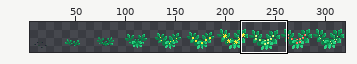
Two versions of one sprite sheet, assets/sprites/plant_sprites/stwart_sprite/stwart_spritesheet.png. Above: a wide view before the commit, with the close-up outlined.
Close-up. First the earlier version:
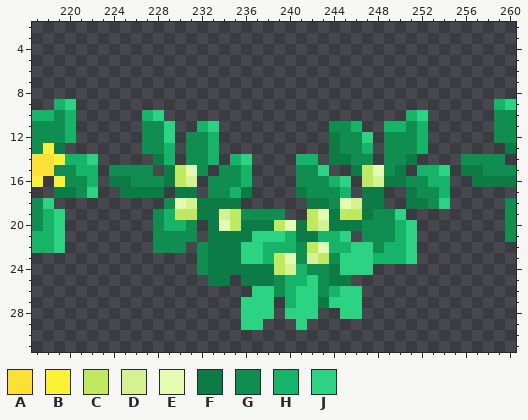
The file is 320x32 pixels. Shown: x 217..260, y 2..31. The wide view leaves out empty margins.
Palette (. is transparent): A #fbe136  B #fbf236  C #bfe95f  D #d5f293  E #e4fbb2  F #0c7b46  G #108d51  H #15b468  J #2bd383
Pixels before, first column x 217:
 9 ..HJ......................................HJ
10 HHGH......HJ......................HJ......GG
11 GGGH......GGJ..HJ..........GGH..HHGH......GG
12 GGGH......GGJ.GGH..........FGGJ.GGGH......GG
13 GBF.......GGH.GGH..........FGGH.GGGH.......F
14 AABHHJ.....FH.GGH.HJ....HH.FFGG.GGF....GGGG.
15 AAGGHH.GGGG.FCEG.GGH....GGJ..FCEGF.HHJ.FFGGG
16 B.BGGH.FFGGGFCD.GGGH....GGGHJ.CDFFGGHH..FFFF
17 ..FFGJ..FFFF.FF.GGHF....FGGGH.FF..FGGH......
18 GJ..........GEDFFFF......FFGEDFF..FFGJ.....G
19 GHJ........GHCCFFDCGGGG..CEFCCFGGJ.........G
20 GHJ........GHHG.FECFFFCEFCDFFFGGGHJ........G
21 HHJ........GGGG.FFFFJJJHFFHHJ.GGGHJ........G
22 HHJ........GGG.GFFFJJHHHGCEHHJJGHHJ.........
23 ...............GFFFJJHCEGDCGJJJHHHJ.........
24 ...............GFFFFFFCDHGGFJJJ.............
25 ................FF.FFFGHHJGFF...............
26 ....................JJGHJJGHJJ..............
27 ...................JJJ.HJJFJJJ..............
28 ...................JJJ.JJJ..JJ..............
29 ...................JJ...J...................
The same view after the edit:
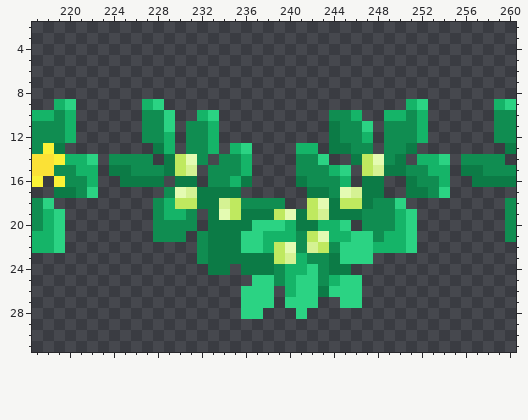
Changes in this commit:
Changed rows in their new state; - is an unchanged pixel.
first column x 224:
 9 ---HJ----------------------HJ--
10 ---GGJ--HJ----------GGH--HHGH--
11 -------GGH----------F-GJ-GG----
12 -----H-----------------H-------
13 ---.F------HJ----HH--F-G---F.--
14 GGGG.FCE-.GGH----GGJ..FCE-F.HHJ
15 FF--G--D.G---------GHJ.-DF-GG-H
16 .-FFF.FF---HF----F--GH-FF..F-G-
17 -....GEDFFFF.----.FF-ED-----F-J
18 ----GHCC--DCGGGG--CEFCC-GGJ....
19 ------HG.-E-FFFCEF-D-FFG--HJ---
20 -----GG---FF-JJJH-FHHJ.--------
21 -------.G---J-HH-GCE-HJJ-H-----
22 ----...--------CE-DCGJ--H------
23 ------------FFF-DHGGF---....---
24 --------.--.---GH-J--F..-------
25 ---------..-.JJ--J--HJJ--------
26 ------------J--.---FJ----------
27 ----------------J--..----------
28 --------------.-.-.--..--------
29 ------------..---.-------------
